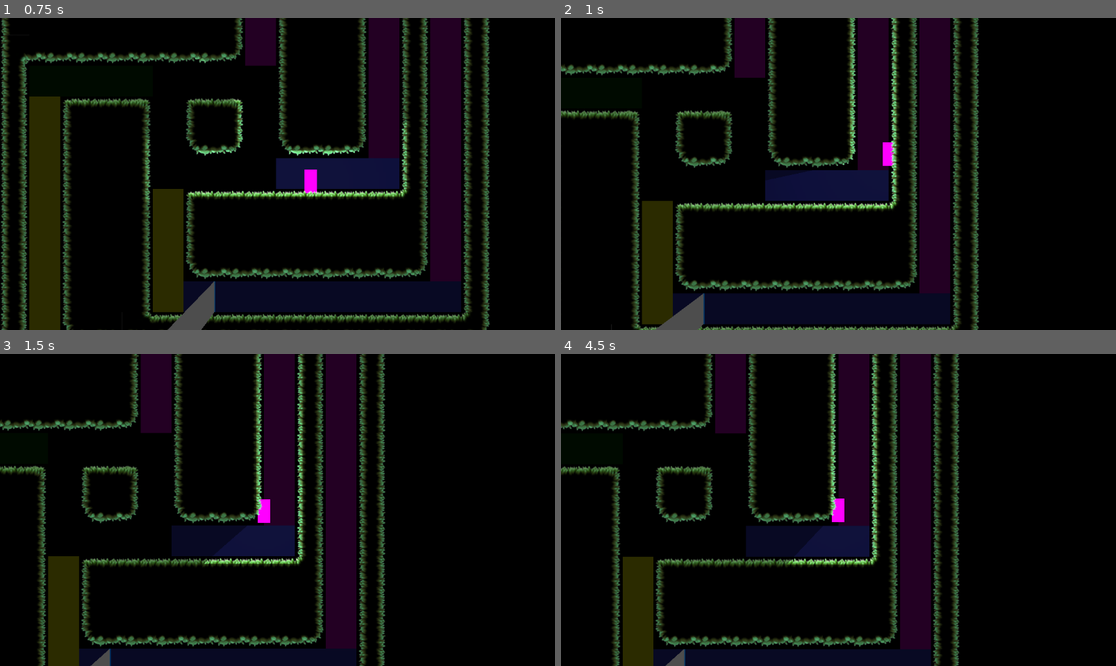
Above: before the commit, frames 1-4 (two rows, left to right).
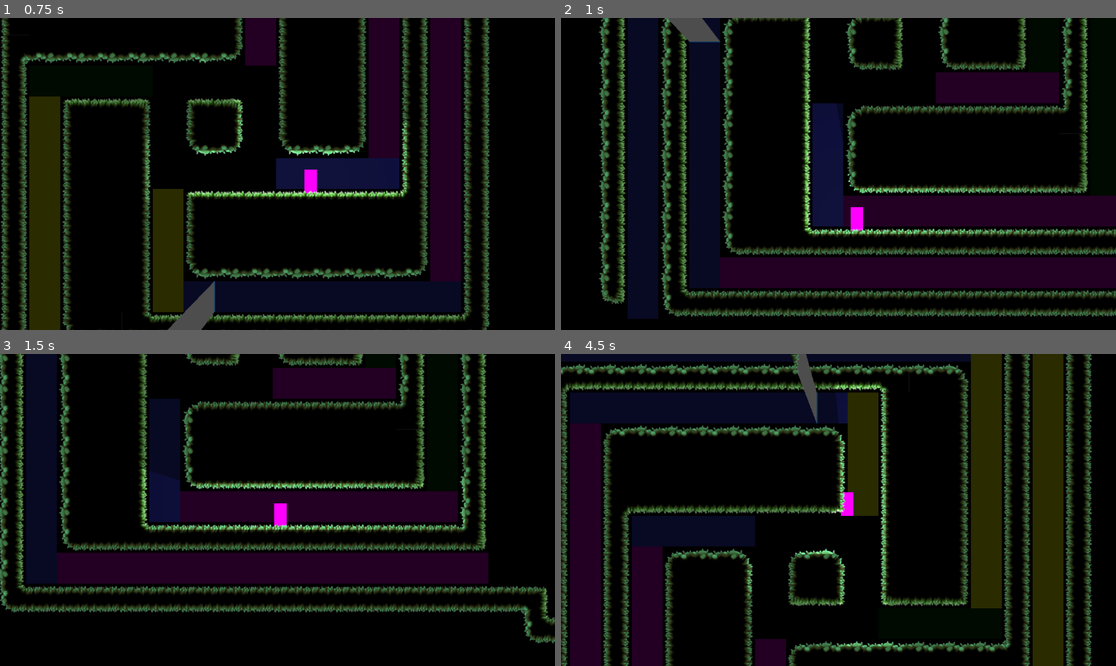
Above: after the commit, the same moments.

Repository: kit-solent/refrigerate
Game: Godot game, scene res://core/ingame.tscn
Two runs of this game, one before a commit and one after it. Both use one fixed random seed, a clock stepped at 60 frames per second and the inputs below.
Inputs:
- Up to frame 1 (0.75 s): hold Right (player right) from 0.53 s (still down)
- Up to frame 2 (1 s): keep holding Right (player right); tap Up (player jump) at 0.77 s
- Up to frame 3 (1.5 s): release Right (player right) at 1.28 s; hold Left (player left) from 1.28 s (still down)
- Up to frame 4 (4.5 s): tap Up (player jump) at 1.52, 3.02, 3.77 s; release Left (player left) at 2.03 s; hold Right (player right) 2.03-3.53 s; hold Left (player left) from 3.53 s (still down)

Frame 1 is identical in both runs. In frame 2, 56% of the frame differs, in the area x 0-100%, y 0-100%; in frame 3, 48%; in frame 4, 60%, in the area x 0-96%, y 0-100%.

Commit message:
SaveBot commit at 2024-11-21 15:09:22

Diff:
--- a/core/player/player.gd
+++ b/core/player/player.gd
@@ -45,13 +45,19 @@
 		# apply terminal velocity.
 		linear_velocity = linear_velocity.clamp(-Vector2.ONE * terminal_velocity, Vector2.ONE * terminal_velocity)
 
+	# TODO: This works but seems hacky.
+	rotation = Core.mode_transforms[mode].get_rotation()
+
 func _on_body_entered(body):
 	if body.is_in_group("terrain"):
 		pass
 
+
+var rot:float = 0
 func set_mode(_mode:int):
 	mode = _mode
-	$sprite.set_rotation(Core.mode_transforms[mode].get_rotation())
+	set_rotation(Core.mode_transforms[mode].get_rotation())
+	rot = Core.mode_transforms[mode].get_rotation()
 	print(rotation_degrees)
 	if mode == Core.modes.TopDown:
 		$topdown_collision.set_deferred("disabled", false)
